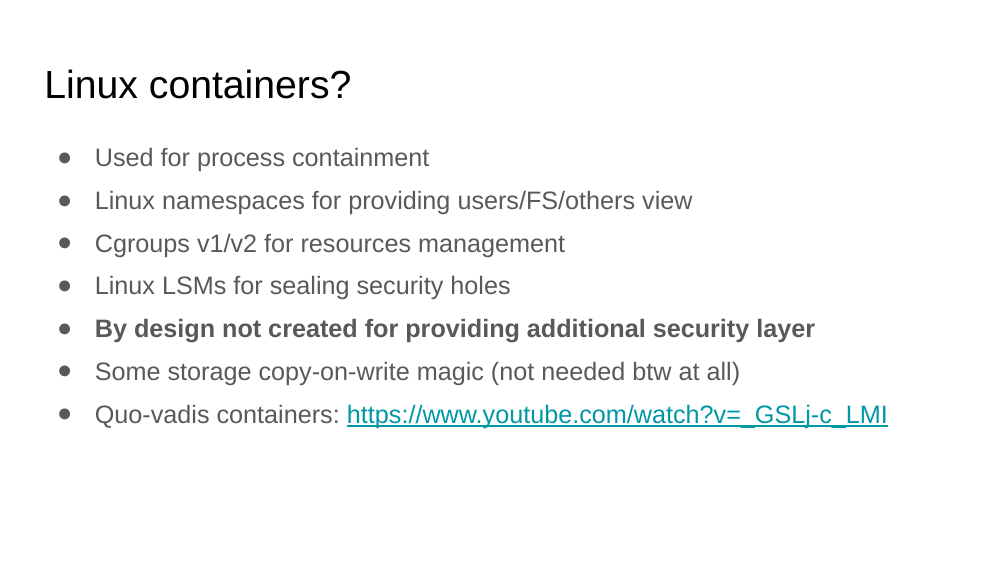
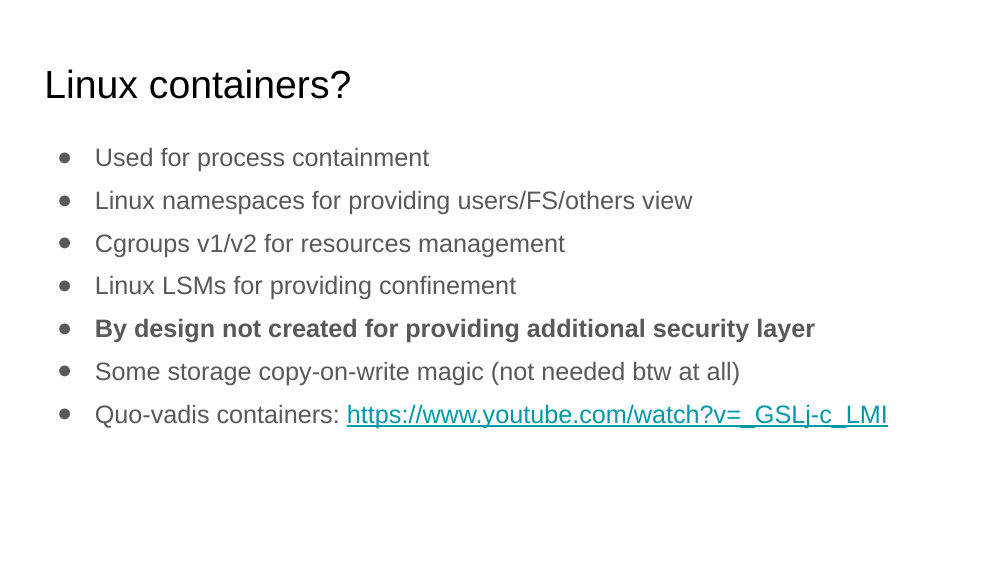
Before and after one commit to docent-net/conferences, a slide deck: slide 4 of 2019-16-sesja-linuksowa/o-bezpieczenstwie-kontenerow-linuksowych.odp. Drawn at 1008x567 pixels with LibreOffice and Linux fonts; fonts in the diff are those of the drawing. Boxes give left, top, right and bottom in pixels: in the first picture for what was removed or moved away, otherwise in the second. Text is boxed around its words. In the diff, an @@ line names an element or a change of style, - is before the commit and + after.

```diff
--- a/2019-16-sesja-linuksowa/o-bezpieczenstwie-kontenerow-linuksowych.odp
+++ b/2019-16-sesja-linuksowa/o-bezpieczenstwie-kontenerow-linuksowych.odp
@@ text at [95, 275, 516, 299]: text changed @@
-● Linux LSMs for sealing security holes
+● Linux LSMs for providing confinement
```
Also in this commit, not shown: 2 other slides changed, 28 other files.
